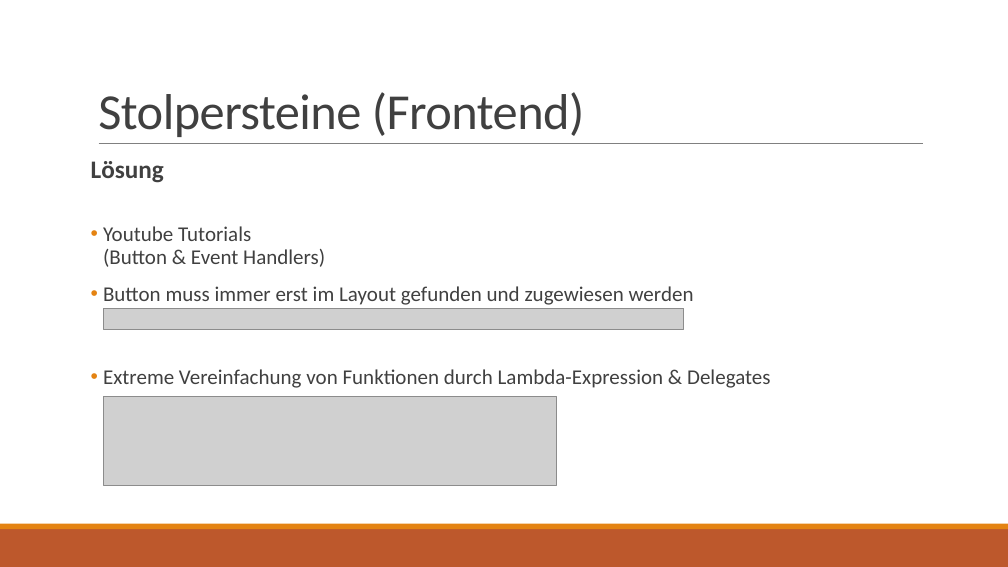
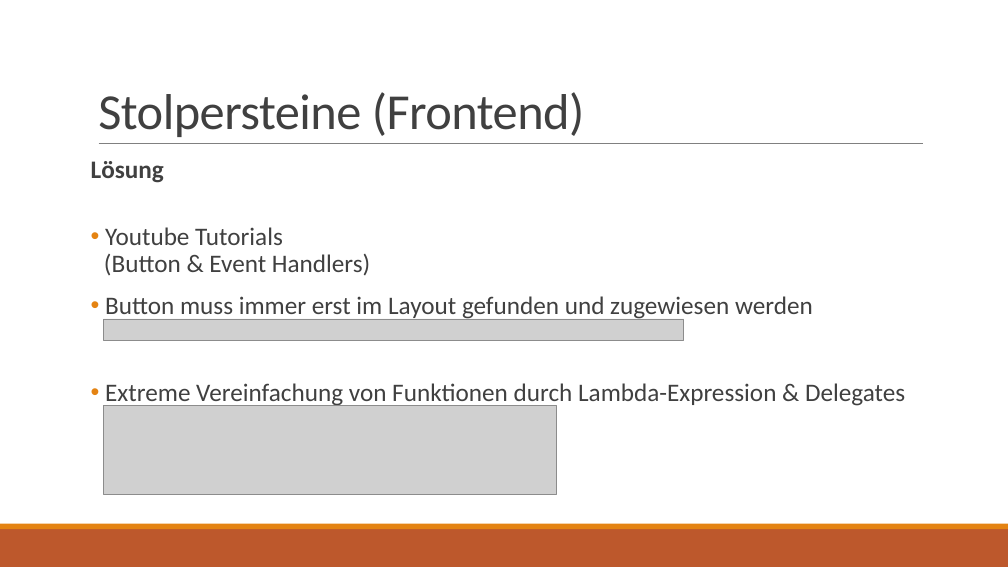
Before and after one commit to HolzbaumStudios/CookBook, a slide deck: slide 13 of Docs/Präsentation_Kochbuch.pptx (slide 12 before the commit). Drawn at 1008x567 pixels with LibreOffice and Linux fonts; fonts in the diff are those of the drawing; grey boxes stand for pictures. Boxes give left, top, right and bottom in pixels: in the first picture for what was removed or moved away, otherwise in the second. Text is boxed around its words. In the diff, an @@ line names an element or a change of style, - is before the commit and + after.

```diff
--- a/Docs/Präsentation_Kochbuch.pptx
+++ b/Docs/Präsentation_Kochbuch.pptx
@@ text at [104,227,905,408]: size 20 to 24 pt @@
@@ picture: place and size @@
-picture at [104,309,684,330]
+picture at [104,319,684,340]
@@ picture: place and size @@
-picture at [104,396,557,485]
+picture at [104,405,557,495]
```
Also in this commit, not shown: 9 other slides changed, 4 slides added, 1 slide removed.
